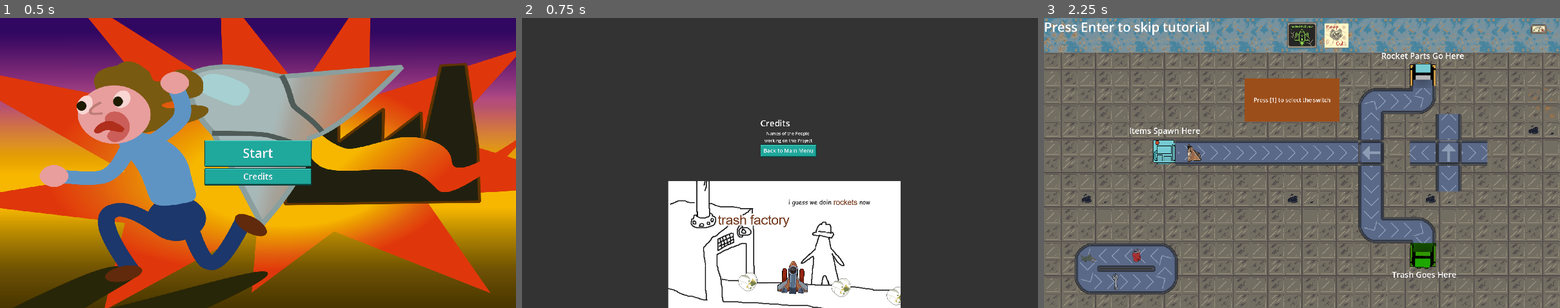
Above: before the commit, frames 1-3 (left to right).
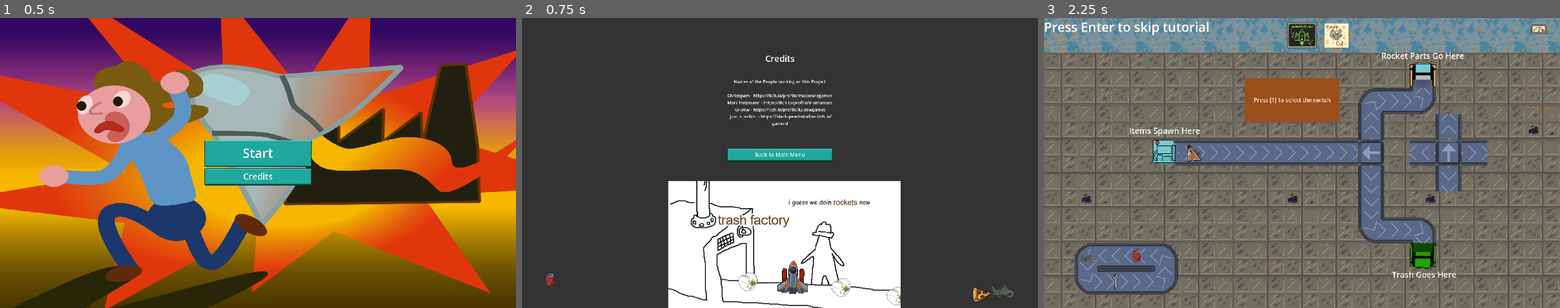
Above: after the commit, the same moments.

Repository: Boryslavc/gj60
Game: Godot game, scene res://Scenes/Playable Scenes/MainMenu.tscn
Same seed, same stepped clock (60 frames per second), same inputs: the game is played once before the commit and once after it. The engine's default icon, where the game draws it, is replaced by a stand-in: a white triangle on a blue panel in a dark square. Sound files missing from this copy of the repository are replaced by a short silence.
Inputs:
- Up to frame 1 (0.5 s): no input
- Up to frame 2 (0.75 s): click "Credits" at 0.5 s
- Up to frame 3 (2.25 s): click "Back to Main Menu" at 1.25 s; click "Start" at 2 s

Frame 1 is identical in both runs. In frame 2, 2.0% of the frame differs, in the area x 4-96%, y 12-98%; in frame 3, nothing differs.

Commit message:
Add seamless menu/level music

Diff:
--- /dev/null
+++ b/Data/AutoDiscorveryMusicController.gd
@@ -0,0 +1,179 @@
+class_name AutoDiscoveryMusicController
+extends Node
+
+const SYSTEM_BUS_NAME_PREFIX : String = "_"
+const BLEND_BUS_PREFIX : String = "Blend"
+const MAX_DEPTH = 16
+const MINIMUM_VOLUME_DB = -80
+
+## Detect stream players with matching audio bus.
+@export var audio_bus : StringName = &"Music"
+
+@export_group("Blending")
+@export var fade_out_duration : float = 0.0 :
+	set(value):
+		fade_out_duration = value
+		if fade_out_duration < 0:
+			fade_out_duration = 0
+
+@export var fade_in_duration : float = 0.0 :
+	set(value):
+		fade_in_duration = value
+		if fade_in_duration < 0:
+			fade_in_duration = 0
+
+## Matched stream players with no stream set will stop current playback.
+@export var empty_streams_stop_player : bool = true
+
+var music_stream_player : AudioStreamPlayer
+var blend_audio_bus : StringName
+var blend_audio_bus_idx : int
+
+func fade_out(duration : float = 0.0) -> Tween:
+	if is_zero_approx(duration): return
+	music_stream_player.bus = audio_bus
+	var tween = create_tween()
+	tween.tween_property(music_stream_player, "volume_db", MINIMUM_VOLUME_DB, duration)
+	return tween
+
+func _set_sub_audio_volume_db(sub_volume_db : float) -> void:
+	AudioServer.set_bus_volume_db(blend_audio_bus_idx, sub_volume_db)
+
+func fade_in(duration : float = 0.0) -> Tween:
+	if is_zero_approx(duration): return
+	music_stream_player.bus = blend_audio_bus
+	AudioServer.set_bus_volume_db(blend_audio_bus_idx, MINIMUM_VOLUME_DB)
+	var tween = create_tween()
+	tween.tween_method(_set_sub_audio_volume_db, MINIMUM_VOLUME_DB, 0, duration)
+	return tween
+
+func blend_to(target_volume_db : float, duration : float = 0.0) -> Tween:
+	if not is_zero_approx(duration):
+		var tween = create_tween()
+		tween.tween_property(music_stream_player, "volume_db", target_volume_db, duration)
+		return tween
+	music_stream_player.volume_db = target_volume_db
+	return
+
+func stop() -> void:
+	if not is_instance_valid(music_stream_player):
+		return
+	music_stream_player.stop()
+
+func play(playback_position : float = 0.0) -> void:
+	if not is_instance_valid(music_stream_player):
+		return
+	if is_zero_approx(playback_position) and not music_stream_player.playing:
+		music_stream_player.play()
+	else:
+		music_stream_player.play(playback_position)
+
+func _fade_out_and_free() -> void:
+	if not is_instance_valid(music_stream_player):
+		return
+	var stream_player = music_stream_player
+	var tween = fade_out(fade_out_duration)
+	if tween != null:
+		await(tween.finished)
+	stream_player.queue_free()
+
+func _play_and_fade_in() -> void:
+	play()
+	fade_in( fade_in_duration )
+
+func _is_matching_stream(stream_player : AudioStreamPlayer) -> bool:
+	if stream_player.bus != audio_bus:
+		return false
+	if not is_instance_valid(music_stream_player):
+		return false
+	return music_stream_player.stream == stream_player.stream
+
+func _connect_stream_on_tree_exiting(stream_player : AudioStreamPlayer) -> void:
+	if not stream_player.tree_exiting.is_connected(_on_removed_music_player.bind(stream_player)):
+		stream_player.tree_exiting.connect(_on_removed_music_player.bind(stream_player))
+
+func _blend_and_remove_stream_player(stream_player : AudioStreamPlayer) -> void:
+	var playback_position := music_stream_player.get_playback_position() + AudioServer.get_time_since_last_mix()
+	var old_stream_player = music_stream_player
+	music_stream_player = stream_player
+	music_stream_player.bus = blend_audio_bus
+	play(playback_position)
+	old_stream_player.stop()
+	old_stream_player.queue_free()
+	_connect_stream_on_tree_exiting(music_stream_player)
+
+func _blend_and_connect_stream_player(stream_player : AudioStreamPlayer) -> void:
+	stream_player.bus = blend_audio_bus
+	_fade_out_and_free()
+	music_stream_player = stream_player
+	_play_and_fade_in()
+	_connect_stream_on_tree_exiting(music_stream_player)
+
+func play_stream_player(stream_player : AudioStreamPlayer) -> void:
+	if stream_player == music_stream_player : return
+	if stream_player.stream == null and not empty_streams_stop_player:
+			return
+	if _is_matching_stream(stream_player) :
+		_blend_and_remove_stream_player(stream_player)
+	else:
+		_blend_and_connect_stream_player(stream_player)
+
+func get_stream_player(audio_stream : AudioStream) -> AudioStreamPlayer:
+	var stream_player := AudioStreamPlayer.new()
+	stream_player.stream = audio_stream
+	stream_player.bus = audio_bus
+	add_child(stream_player)
+	return stream_player
+
+func play_stream(audio_stream : AudioStream) -> AudioStreamPlayer:
+	var stream_player := get_stream_player(audio_stream)
+	stream_player.play.call_deferred()
+	play_stream_player( stream_player )
+	return stream_player
+
+func _clone_music_player(stream_player : AudioStreamPlayer) -> void:
+	var playback_position := stream_player.get_playback_position() + AudioServer.get_time_since_last_mix()
+	var audio_stream := stream_player.stream
+	music_stream_player = get_stream_player(audio_stream)
+	music_stream_player.volume_db = stream_player.volume_db
+	music_stream_player.max_polyphony = stream_player.max_polyphony
+	music_stream_player.pitch_scale = stream_player.pitch_scale
+	music_stream_player.play.call_deferred(playback_position)
+
+func _reparent_music_player(stream_player : AudioStreamPlayer) -> void:
+	var playback_position := stream_player.get_playback_position() + AudioServer.get_time_since_last_mix()
+	stream_player.owner = null
+	stream_player.reparent.call_deferred(self)
+	stream_player.play.call_deferred(playback_position)
+
+func _node_matches_checks(node : Node)  -> bool:
+	return node is AudioStreamPlayer and node.autoplay and node.bus == audio_bus
+
+func _on_removed_music_player(node: Node) -> void:
+	if music_stream_player == node:
+		if node.owner == null:
+			_clone_music_player(node)
+		else:
+			_reparent_music_player(node)
+		if node.tree_exiting.is_connected(_on_removed_music_player.bind(node)):
+			node.tree_exiting.disconnect(_on_removed_music_player.bind(node))
+
+func _on_added_music_player(node: Node) -> void:
+	if node == music_stream_player : return
+	if not (_node_matches_checks(node)) : return
+	play_stream_player(node)
+
+func _enter_tree() -> void:
+	AudioServer.add_bus()
+	blend_audio_bus_idx = AudioServer.bus_count - 1
+	blend_audio_bus = SYSTEM_BUS_NAME_PREFIX + BLEND_BUS_PREFIX + audio_bus
+	AudioServer.set_bus_send(blend_audio_bus_idx, audio_bus)
+	AudioServer.set_bus_name(blend_audio_bus_idx, blend_audio_bus)
+	var tree_node = get_tree()
+	if not tree_node.node_added.is_connected(_on_added_music_player):
+		tree_node.node_added.connect(_on_added_music_player)
+
+func _exit_tree() -> void:
+	var tree_node = get_tree()
+	if tree_node.node_added.is_connected(_on_added_music_player):
+		tree_node.node_added.disconnect(_on_added_music_player)
--- a/Data/level_flow.gd
+++ b/Data/level_flow.gd
@@ -11,7 +11,7 @@
 const MAIN_MENU := "res://Scenes/Playable Scenes/MainMenu.tscn"
 ## Loaded after the last level.
 const CREDITS := "res://Scenes/Playable Scenes/Credits.tscn"
-const ROCKET := "res://Scenes/finalRocketAnimation.tscn"
+const ROCKET := "res://Scenes/Playable Scenes/finalRocketAnimation.tscn"
 
 signal level_started(index: int)
 
--- a/Scenes/Playable Scenes/Credits.tscn
+++ b/Scenes/Playable Scenes/Credits.tscn
@@ -3,6 +3,10 @@
 [ext_resource type="Script" uid="uid://modmstlefwbg" path="res://Data/credits.gd" id="1_1gjp5"]
 [ext_resource type="Theme" uid="uid://pq4bga7u0c3f" path="res://Assets/base_theme.tres" id="1_8rmya"]
 [ext_resource type="Texture2D" uid="uid://6wjj0vtyiods" path="res://Assets/Untitled228_20261018115931.png" id="2_q4qny"]
+[ext_resource type="Texture2D" uid="uid://635kmvphp1v3" path="res://Assets/Sprites/can.png" id="4_1mnpd"]
+[ext_resource type="Texture2D" uid="uid://bvwu5ncrxa2f" path="res://Assets/Sprites/pizza.png" id="5_t8ne5"]
+[ext_resource type="Texture2D" uid="uid://1t6tmjr1rljk" path="res://Assets/Sprites/rat.png" id="6_8467h"]
+[ext_resource type="AudioStream" uid="uid://c82uoh5t03jlf" path="res://Assets/Audio/trash rocket intro theme.mp3" id="7_t8ne5"]
 
 [node name="Credits" type="Control" unique_id=1712326295]
 layout_mode = 3
@@ -39,10 +43,8 @@
 anchors_preset = 15
 anchor_right = 1.0
 anchor_bottom = 1.0
-offset_left = 32.0
-offset_top = -96.0
-offset_right = 32.0
-offset_bottom = -96.0
+offset_top = -209.0
+offset_bottom = -209.0
 grow_horizontal = 2
 grow_vertical = 2
 
@@ -53,12 +55,22 @@
 [node name="Title" type="Label" parent="CenterContainer/VBoxContainer" unique_id=1021535347]
 layout_mode = 2
 theme_override_font_sizes/font_size = 32
-text = "Credits"
+text = "Credits
+"
+horizontal_alignment = 1
 
 [node name="Names" type="Label" parent="CenterContainer/VBoxContainer" unique_id=241923818]
 layout_mode = 2
-text = "Names of the People
-working on this Project"
+text = "Names of the People working on this Project
+
+Chrizepam - https://itch.io/profile/moderategamer
+Marc Heizmann - https://itch.io/profile/mamamarc
+ka-pow - https://itch.io/profile/kapowgames
+_just_a_sailor_ - https://black-pearl-studios.itch.io/
+garnold
+
+
+"
 horizontal_alignment = 1
 
 [node name="BackButton" type="Button" parent="CenterContainer/VBoxContainer" unique_id=470989901]
@@ -68,4 +80,23 @@
 text = "Back to Main Menu
 "
 
+[node name="Can" type="Sprite2D" parent="." unique_id=1562381029]
+position = Vector2(104, 975)
+texture = ExtResource("4_1mnpd")
+
+[node name="Pizza" type="Sprite2D" parent="." unique_id=2055029230]
+position = Vector2(1705.9999, 1027)
+rotation = 1.0695626
+texture = ExtResource("5_t8ne5")
+
+[node name="Rat" type="Sprite2D" parent="." unique_id=27899106]
+position = Vector2(1786.0001, 1020)
+scale = Vector2(1.5, 1.5)
+texture = ExtResource("6_8467h")
+
+[node name="TrashRocketIntroTheme" type="AudioStreamPlayer" parent="." unique_id=1704363413]
+stream = ExtResource("7_t8ne5")
+autoplay = true
+bus = &"Music"
+
 [connection signal="pressed" from="CenterContainer/VBoxContainer/BackButton" to="." method="_on_back_button_pressed"]
--- a/Scenes/Playable Scenes/MainMenu.tscn
+++ b/Scenes/Playable Scenes/MainMenu.tscn
@@ -3,6 +3,7 @@
 [ext_resource type="Script" uid="uid://laq4fqv6rrx3" path="res://Data/main_menu.gd" id="1_kvfcw"]
 [ext_resource type="Theme" uid="uid://pq4bga7u0c3f" path="res://Assets/base_theme.tres" id="1_kxa36"]
 [ext_resource type="Texture2D" uid="uid://dhmaacw7wdwpa" path="res://Assets/Vector_shit.png" id="2_82qhi"]
+[ext_resource type="AudioStream" uid="uid://c82uoh5t03jlf" path="res://Assets/Audio/trash rocket intro theme.mp3" id="4_bcyqf"]
 
 [node name="Menu" type="Control" unique_id=1657482939]
 layout_mode = 3
@@ -50,5 +51,10 @@
 theme_override_font_sizes/font_size = 32
 text = "Credits"
 
+[node name="TrashRocketIntroTheme" type="AudioStreamPlayer" parent="." unique_id=1332749830]
+stream = ExtResource("4_bcyqf")
+autoplay = true
+bus = &"Music"
+
 [connection signal="pressed" from="CenterContainer/VBoxContainer/StartButton" to="." method="_on_start_button_pressed"]
 [connection signal="pressed" from="CenterContainer/VBoxContainer/CreditsButton" to="." method="_on_credits_button_pressed"]
--- a/Scenes/finalRocketAnimation.tscn
+++ b/Scenes/Playable Scenes/finalRocketAnimation.tscn
@@ -5,6 +5,7 @@
 [ext_resource type="Texture2D" uid="uid://635kmvphp1v3" path="res://Assets/Sprites/can.png" id="3_16wfi"]
 [ext_resource type="Texture2D" uid="uid://bvwu5ncrxa2f" path="res://Assets/Sprites/pizza.png" id="4_i13gp"]
 [ext_resource type="PackedScene" uid="uid://dsige7vuw3ta3" path="res://Scenes/Playable Scenes/rocketBuilder.tscn" id="5_wgn2r"]
+[ext_resource type="AudioStream" uid="uid://bqfs1r3sf3v12" path="res://Assets/Audio/rocket failure stab.mp3" id="6_qdxca"]
 
 [node name="finalRocketAnimation" type="Node2D" unique_id=532335740]
 script = ExtResource("1_6svd6")
@@ -87,3 +88,8 @@
 Score: 0/5"
 horizontal_alignment = 1
 vertical_alignment = 1
+
+[node name="AudioStreamPlayer" type="AudioStreamPlayer" parent="." unique_id=1197433619]
+stream = ExtResource("6_qdxca")
+autoplay = true
+bus = &"Music"
--- a/Scenes/Playable Scenes/lvl_manager.tscn
+++ b/Scenes/Playable Scenes/lvl_manager.tscn
@@ -1,8 +1,9 @@
 [gd_scene format=3 uid="uid://c37bskjtplep0"]
 
-[ext_resource type="Script" uid="uid://cjopoq0sgxf01" path="res://Scenes/Playable Scenes/lvl_manager.gd" id="1_qv215"]
+[ext_resource type="Script" uid="uid://cjopoq0sgxf01" path="res://Data/lvl_manager.gd" id="1_qv215"]
 [ext_resource type="Texture2D" uid="uid://njlenqnob6bl" path="res://Assets/Sprites/rocketPiece1_72px.png" id="2_c25s4"]
 [ext_resource type="Texture2D" uid="uid://2v54nnremtd" path="res://Assets/Sprites/cardboard.png" id="3_cnwcv"]
+[ext_resource type="AudioStream" uid="uid://c82uoh5t03jlf" path="res://Assets/Audio/trash rocket intro theme.mp3" id="4_6fa18"]
 
 [node name="LvlManager" type="Node2D" unique_id=1183105098]
 script = ExtResource("1_qv215")
@@ -76,3 +77,8 @@
 theme_override_font_sizes/font_size = 43
 text = "green = trash processors
 blue = rocket parts processors"
+
+[node name="AudioStreamPlayer" type="AudioStreamPlayer" parent="." unique_id=405675088]
+stream = ExtResource("4_6fa18")
+autoplay = true
+bus = &"Music"
--- /dev/null
+++ b/default_bus_layout.tres
@@ -0,0 +1,9 @@
+[gd_resource type="AudioBusLayout" format=3 uid="uid://cu1x8wiq4cl12"]
+
+[resource]
+bus/1/name = &"Music"
+bus/1/solo = false
+bus/1/mute = false
+bus/1/bypass_fx = false
+bus/1/volume_db = 0.0
+bus/1/send = &"Master"
--- a/project.godot
+++ b/project.godot
@@ -15,9 +15,14 @@
 config/features=PackedStringArray("4.7", "Forward Plus")
 config/icon="res://icon.svg"
 
+[audio]
+
+buses/default_bus_layout="uid://cu1x8wiq4cl12"
+
 [autoload]
 
 LevelFlow="*uid://3sbwb3cr4b63"
+AutoDiscorveryMusicController="*uid://biqj7e0rme73c"
 
 [display]
 
Not shown, added: Assets/Audio/rocket failure stab.mp3.import
Not shown, added: Assets/Audio/trash rocket intro theme.mp3.import
Not shown, added: Data/AutoDiscorveryMusicController.gd.uid
Not shown, added: Assets/Audio/rocket failure stab.mp3
Not shown, added: Assets/Audio/trash rocket intro theme.mp3
